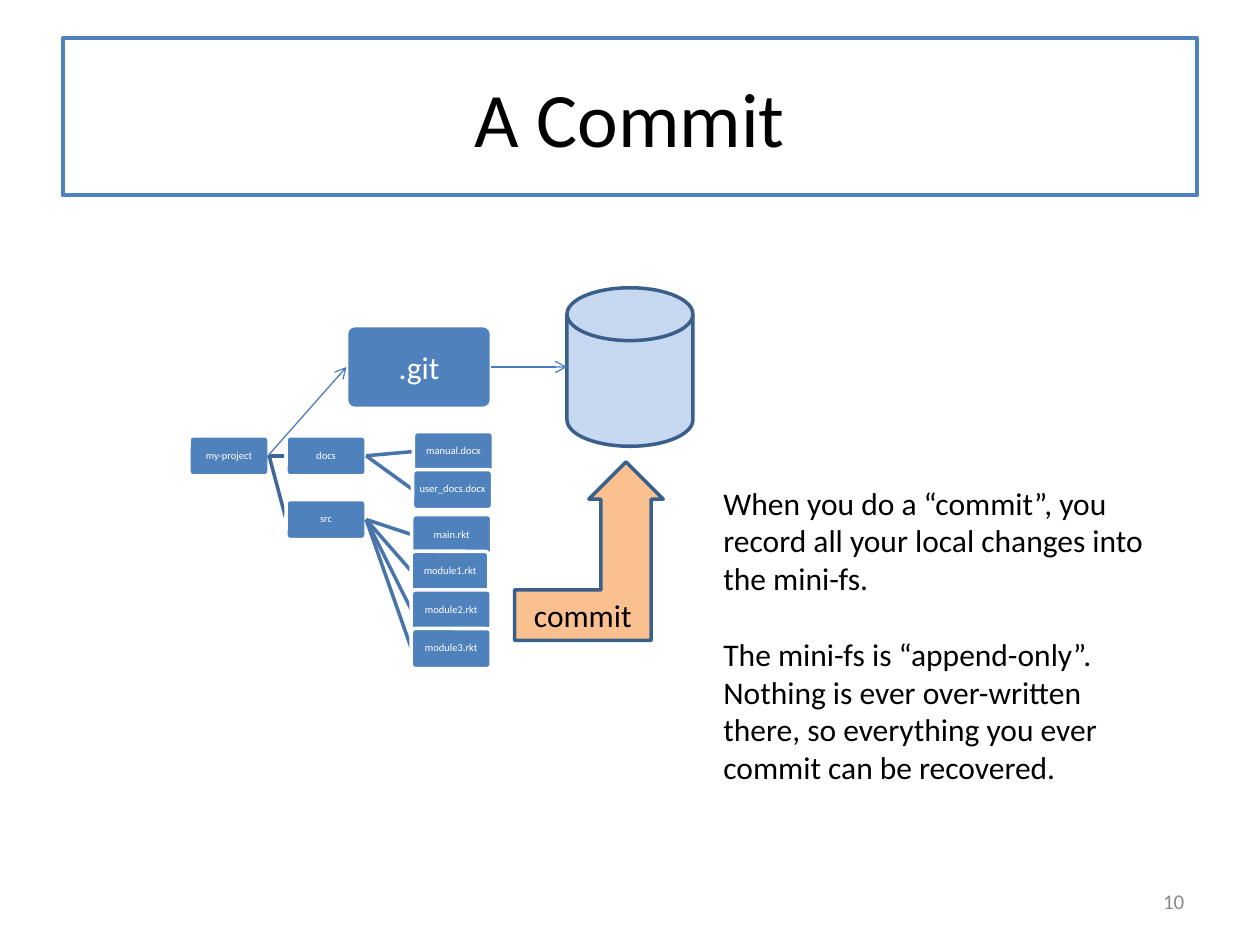
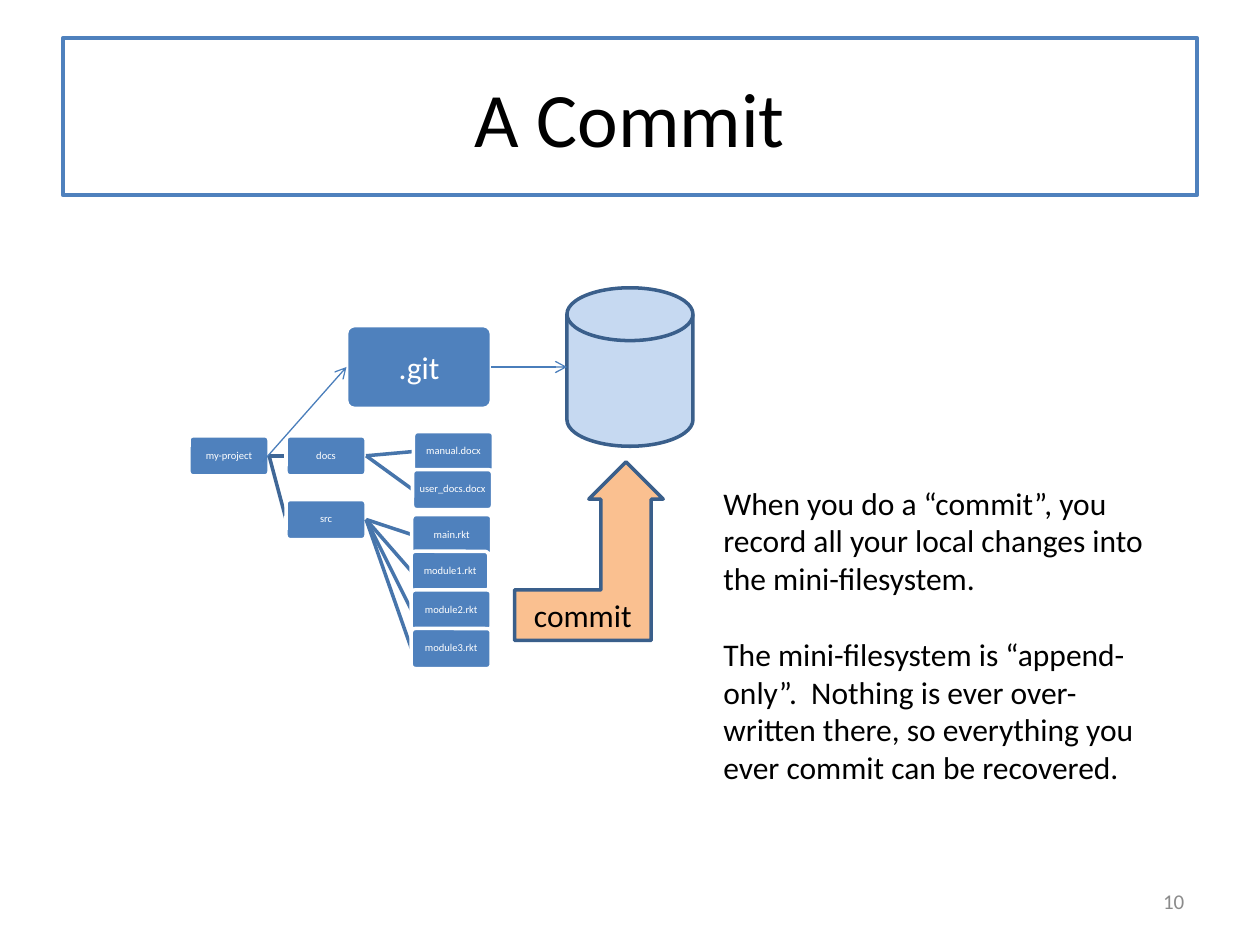
Before and after one commit to mwand/cs5010f17, a slide deck: slide 10 of Slides/Lesson 0.5 Introduction to Git.pptx. Drawn at 1260x945 pixels with LibreOffice and Linux fonts; fonts in the diff are those of the drawing. Boxes give left, top, right and bottom in pixels: in the first picture for what was removed or moved away, otherwise in the second. Text is boxed around its words. In the diff, an @@ line names an element or a change of style, - is before the commit and + after.

```diff
--- a/Slides/Lesson 0.5 Introduction to Git.pptx
+++ b/Slides/Lesson 0.5 Introduction to Git.pptx
@@ text at (x1=723, y1=492, x2=1142, y2=780): text changed @@
-When you do a “commit”, you record all your local changes into the mini-fs.
-The mini-fs is “append-only”. Nothing is ever over-written there, so everything you ever commit can be recovered.
+When you do a “commit”, you record all your local changes into the mini-filesystem.
+The mini-filesystem is “append-only”. Nothing is ever over-written there, so everything you ever commit can be recovered.
```
Also in this commit, not shown: 9 other slides changed, 2 slides added, 12 slides removed, 44 other files.
